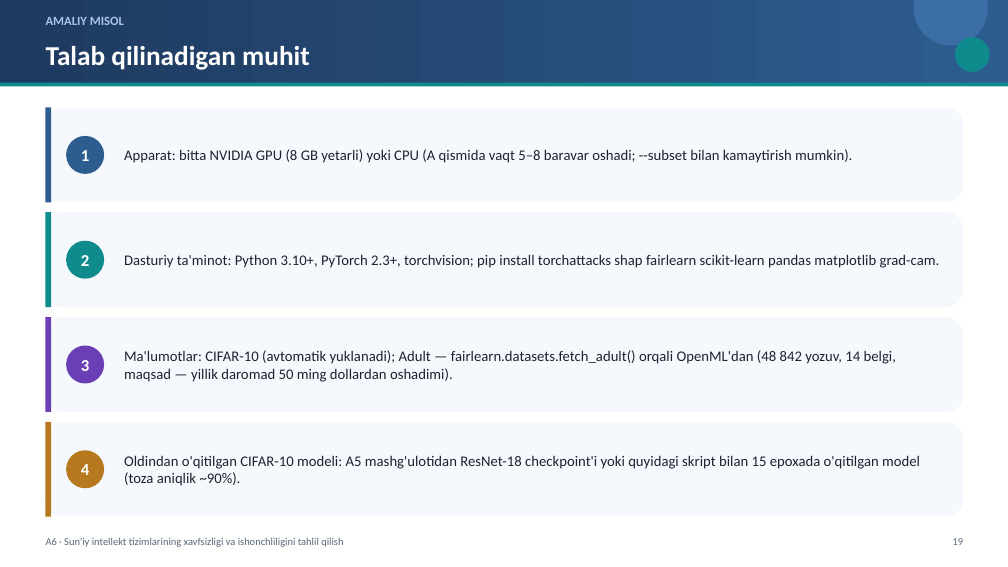
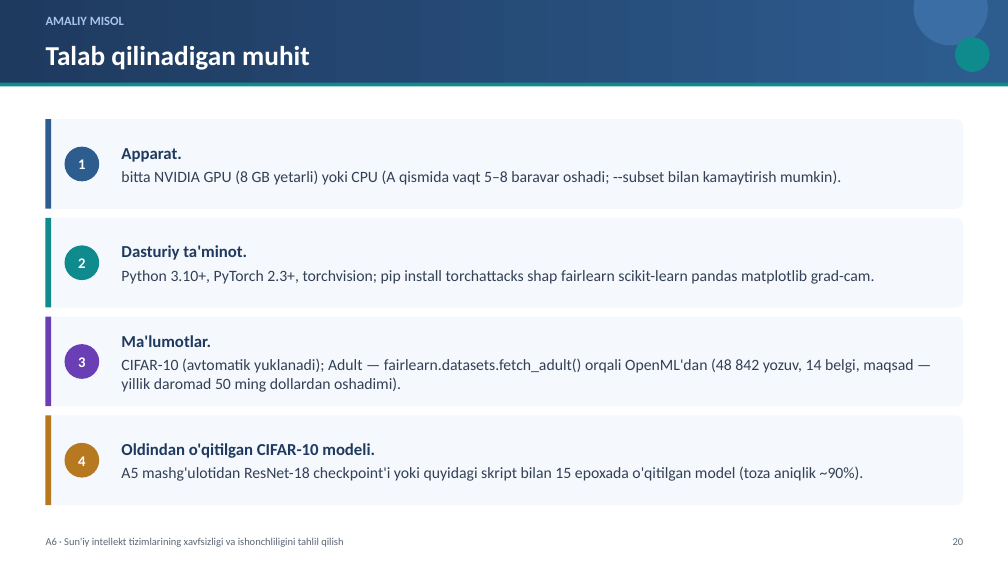
Before and after one commit to sayka7/ktm_labs, a slide deck: slide 20 of slaydlar/A6.pptx (slide 19 before the commit). Drawn at 1008x567 pixels with LibreOffice and Linux fonts; fonts in the diff are those of the drawing. Boxes give left, top, right and bottom in pixels: in the first picture for what was removed or moved away, otherwise in the second. Text is boxed around its words. In the diff, an @@ line names an element or a change of style, - is before the commit and + after.

```diff
--- a/slaydlar/A6.pptx
+++ b/slaydlar/A6.pptx
@@ proportions changed in 4 elements at bbox=[45, 317, 963, 407], bbox=[45, 218, 963, 308], bbox=[45, 415, 963, 505], bbox=[45, 119, 963, 209] @@
@@ rounded rectangle: place and size @@
-rounded rectangle at bbox=[45, 107, 963, 202]
+rounded rectangle at bbox=[45, 119, 963, 209]
@@ rectangle: place and size @@
-rectangle at bbox=[45, 107, 51, 202]
+rectangle at bbox=[45, 119, 51, 209]
@@ ellipse "1": place and size @@
-ellipse "1" at bbox=[66, 136, 104, 174]
+ellipse "1" at bbox=[64, 147, 99, 181]
@@ text at bbox=[121, 148, 841, 185]: text changed; size 14 to 15 pt; text colour #1B2430 to #334055 @@
-Apparat: bitta NVIDIA GPU (8 GB yetarli) yoki CPU (A qismida vaqt 5–8 baravar oshadi; --subset bilan kamaytirish mumkin).
+Apparat.
+bitta NVIDIA GPU (8 GB yetarli) yoki CPU (A qismida vaqt 5–8 baravar oshadi; --subset bilan kamaytirish mumkin).
@@ rounded rectangle: place and size @@
-rounded rectangle at bbox=[45, 212, 963, 307]
+rounded rectangle at bbox=[45, 218, 963, 308]
@@ rectangle: place and size @@
-rectangle at bbox=[45, 212, 51, 307]
+rectangle at bbox=[45, 218, 51, 308]
@@ ellipse "2": place and size @@
-ellipse "2" at bbox=[66, 240, 104, 278]
+ellipse "2" at bbox=[64, 246, 99, 281]
@@ text at bbox=[121, 245, 875, 284]: text changed; size 14 to 15 pt; text colour #1B2430 to #334055 @@
-Dasturiy ta'minot: Python 3.10+, PyTorch 2.3+, torchvision; pip install torchattacks shap fairlearn scikit-learn pandas matplotlib grad-cam.
+Dasturiy ta'minot.
+Python 3.10+, PyTorch 2.3+, torchvision; pip install torchattacks shap fairlearn scikit-learn pandas matplotlib grad-cam.
@@ rounded rectangle: place and size @@
-rounded rectangle at bbox=[45, 317, 963, 411]
+rounded rectangle at bbox=[45, 317, 963, 407]
@@ rectangle: place and size @@
-rectangle at bbox=[45, 317, 51, 411]
+rectangle at bbox=[45, 317, 51, 407]
@@ ellipse "3": place and size @@
-ellipse "3" at bbox=[66, 346, 104, 383]
+ellipse "3" at bbox=[64, 344, 99, 379]
@@ text at bbox=[121, 335, 913, 392]: text changed; size 14 to 15 pt; text colour #1B2430 to #334055 @@
-Ma'lumotlar: CIFAR-10 (avtomatik yuklanadi); Adult — fairlearn.datasets.fetch_adult() orqali OpenML'dan (48 842 yozuv, 14 belgi, maqsad — yillik daromad 50 ming dollardan oshadimi).
+Ma'lumotlar.
+CIFAR-10 (avtomatik yuklanadi); Adult — fairlearn.datasets.fetch_adult() orqali OpenML'dan (48 842 yozuv, 14 belgi, maqsad — yillik daromad 50 ming dollardan oshadimi).
@@ rounded rectangle: place and size @@
-rounded rectangle at bbox=[45, 422, 963, 516]
+rounded rectangle at bbox=[45, 415, 963, 505]
@@ rectangle: place and size @@
-rectangle at bbox=[45, 422, 51, 516]
+rectangle at bbox=[45, 415, 51, 505]
@@ size 16 to 14 pt in 4 elements at bbox=[64, 344, 99, 379], bbox=[64, 246, 99, 281], bbox=[64, 147, 99, 181], bbox=[64, 443, 99, 478] @@
@@ ellipse "4": place and size @@
-ellipse "4" at bbox=[66, 451, 104, 488]
+ellipse "4" at bbox=[64, 443, 99, 478]
@@ text at bbox=[121, 443, 864, 481]: text changed; size 14 to 15 pt; text colour #1B2430 to #334055 @@
-Oldindan o'qitilgan CIFAR-10 modeli: A5 mashg'ulotidan ResNet-18 checkpoint'i yoki quyidagi skript bilan 15 epoxada o'qitilgan model (toza aniqlik ~90%).
+Oldindan o'qitilgan CIFAR-10 modeli.
+A5 mashg'ulotidan ResNet-18 checkpoint'i yoki quyidagi skript bilan 15 epoxada o'qitilgan model (toza aniqlik ~90%).
```
Also in this commit, not shown: 39 other slides changed, 3 slides added, 21 other files.
